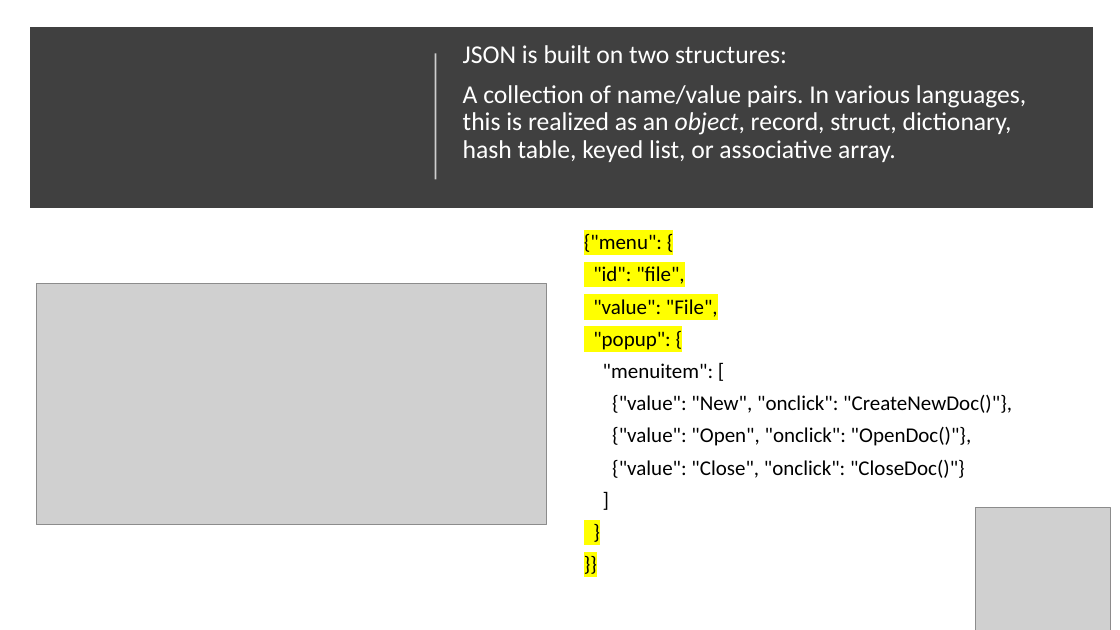
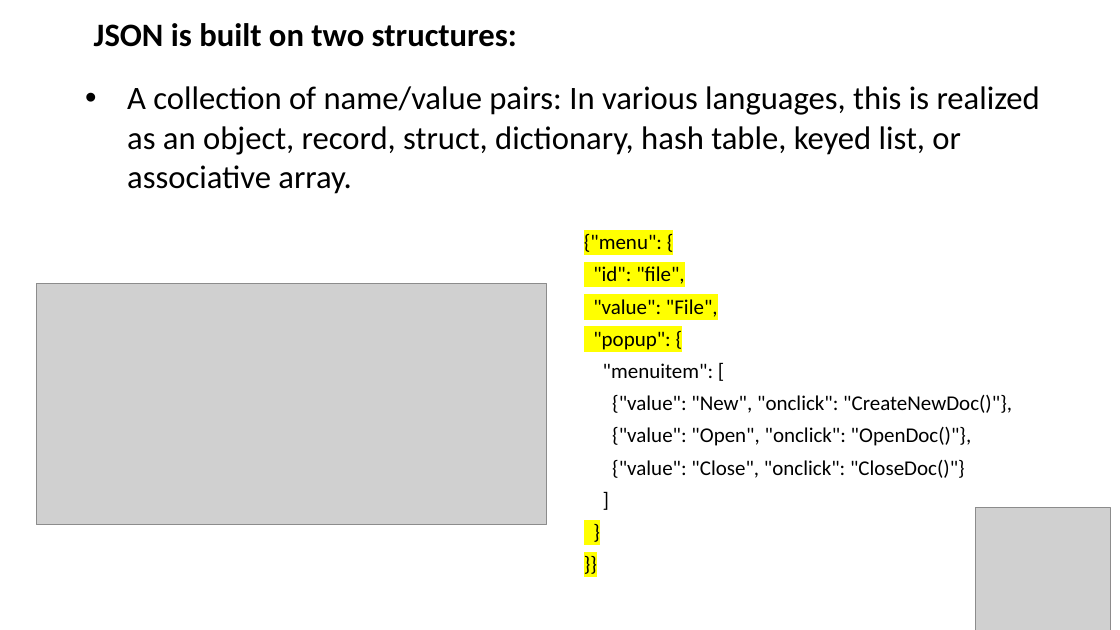
Before and after one commit to FiveMinCode/JSON, a slide deck: slide 3 of JSON.pptx. Drawn at 1120x630 pixels with LibreOffice and Linux fonts; fonts in the diff are those of the drawing; grey boxes stand for pictures. Boxes give left, top, right and bottom in pixels: in the first picture for what was removed or moved away, otherwise in the second. Text is boxed around its words. In the diff, an @@ line names an element or a change of style, - is before the commit and + after.

Commit message:
Json file

```diff
--- a/JSON.pptx
+++ b/JSON.pptx
@@ title added at <box>94,23,517,47</box>, 28 pt, text #000000, bold @@
+JSON is built on two structures:
@@ rectangle removed at <box>36,33,1087,202</box> @@
@@ line removed from (435, 180) to (435, 54) @@
@@ text "A collection of name/value pairs: ..." at <box>127,86,1040,194</box>: vertical alignment middle to top @@
@@ text at <box>127,86,1040,194</box>: text changed; size 22 to 28 pt; text colour #FFFFFF to #000000 @@
-JSON is built on two structures:
-A collection of name/value pairs. In various languages, this is realized as an object, record, struct, dictionary, hash table, keyed list, or associative array.
+• A collection of name/value pairs: In various languages, this is realized as an object, record, struct, dictionary, hash table, keyed list, or associative array.
```
Also in this commit, not shown: 3 other slides changed, 2 slides added, 1 other file.
